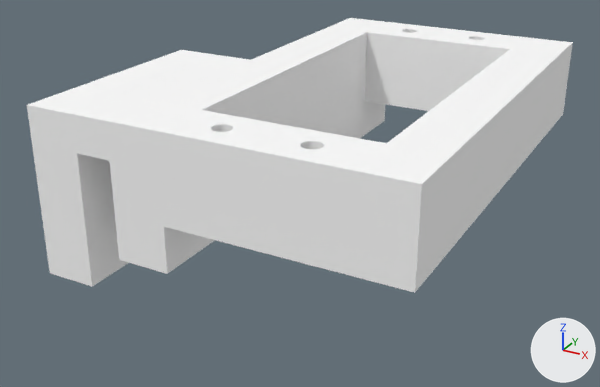
The COLLADA model mech/servomount.dae, before and after one commit.
Both versions are drawn from a 50 mm camera at (0.1514, 0.0079, 0.0683) aimed at (0.1048, 0.0926, 0.0259). Every picture has the same lights, and +X, +Y and +Z are marked at lower right. Where no turn or scale is listed for an object, it has been applied to the vertices. Vertices at the same position are counted once.

In view in the first picture: 'SketchUp'.
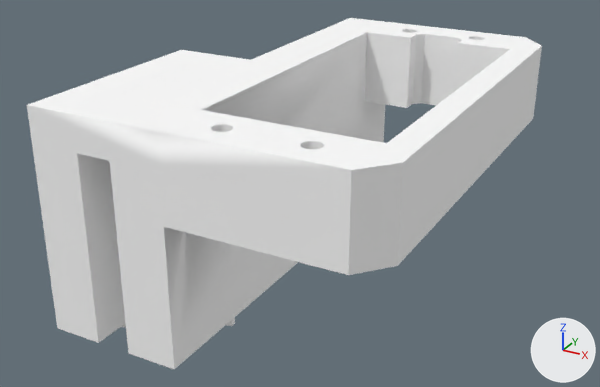
The newer file is also turned or shifted as a whole; pictures and numbers use the older file's frame.

What the commit changed:
me_sketchup is used by ob_sketchup; location (0.0, 0.0, 0.0).
me_sketchup had 222 vertices, 460 faces and spanned x 0.0861..0.1301, y 0.0673..0.1232, z 0.0218..0.0418.
me_sketchup now has 278 vertices, 580 faces and spans x 0.0861..0.1269, y 0.0673..0.1232, z 0.0144..0.0418.
Part 1, on me_sketchup:
12 vertices are removed from x 0.0861..0.1301, y 0.0673..0.1232, z 0.0218..0.0418.
165 faces are deleted.
58 vertices are added at x 0.0861..0.1269, y 0.0673..0.1232, z 0.0144..0.0418.
10 new vertices lie (0.0, 0.0, 0.0102) away from vertices in x 0.1098..0.1269, y 0.0673..0.1232, z 0.0316.
285 new faces join them.
Mesh me_dog_cage_1 is new.
It has 798 vertices, 1592 faces and spans x -0.0053..0.0, y -0.0241..-0.0004, z -0.0011..0.0.
It uses material mat_material (white #ffffff).
Mesh me_by_tom_manley is new.
It has 684 vertices, 1340 faces and spans x -0.0055..0.0, y -0.0385..-0.0004, z -0.0011..0.0.
It uses material mat_material (white #ffffff).
Object 'Dog_Cage_1' (ob_dog_cage_1) is new; it shows me_dog_cage_1.
Its location is (0.09208, 0.09303, 0.01438).
Object 'by_Tom_Manley' (ob_by_tom_manley) is new; it shows me_by_tom_manley.
Its location is (0.10298, 0.11592, 0.01439).

Location of each change, (x1, y1, x2, y2) in pixels of the pictures (600 x 387 px):
'SketchUp', reshaped (28% taller)
    before: (27, 18, 573, 293)
    after: (27, 18, 542, 369)
'by_Tom_Manley', added
    after: (226, 317, 235, 326)
